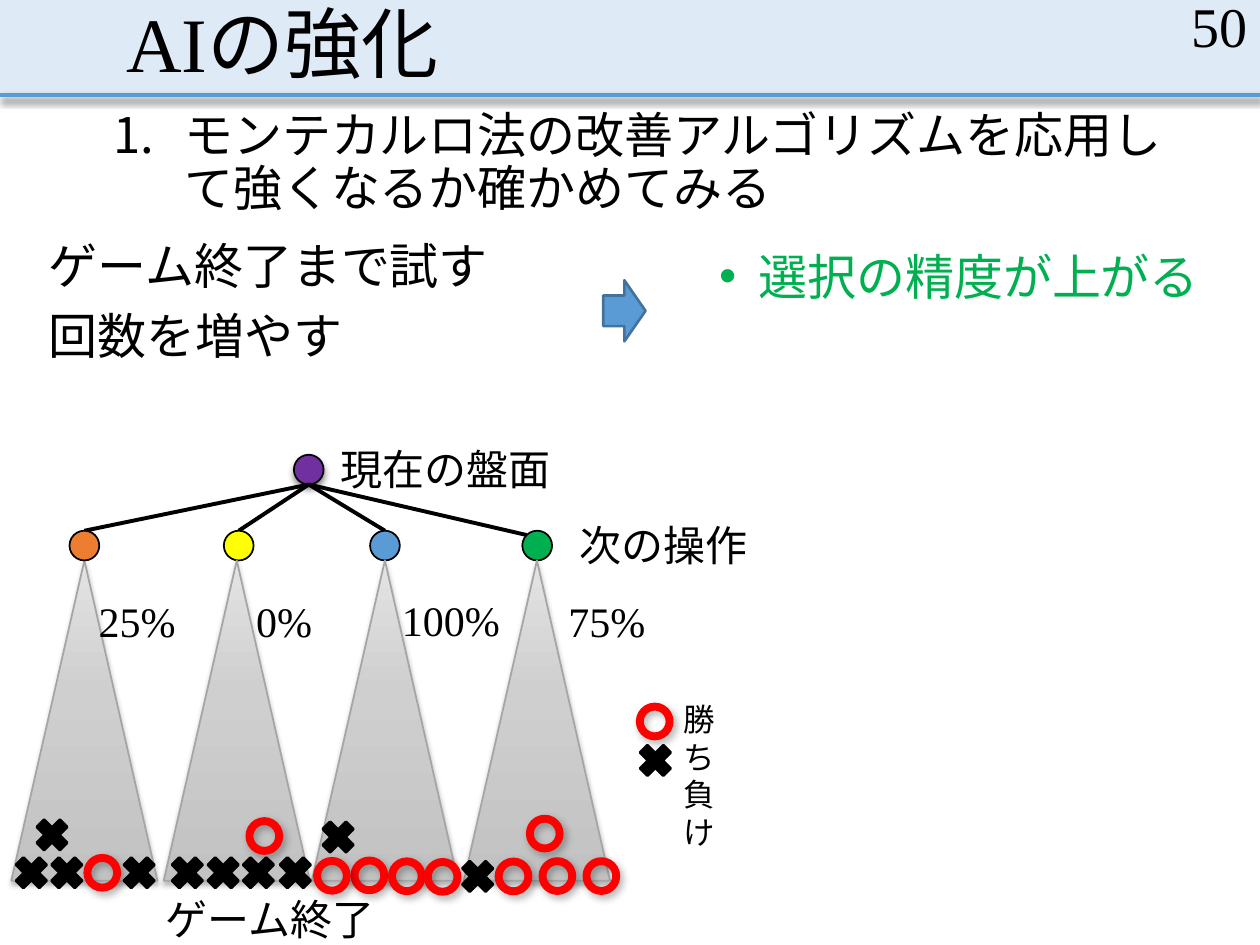
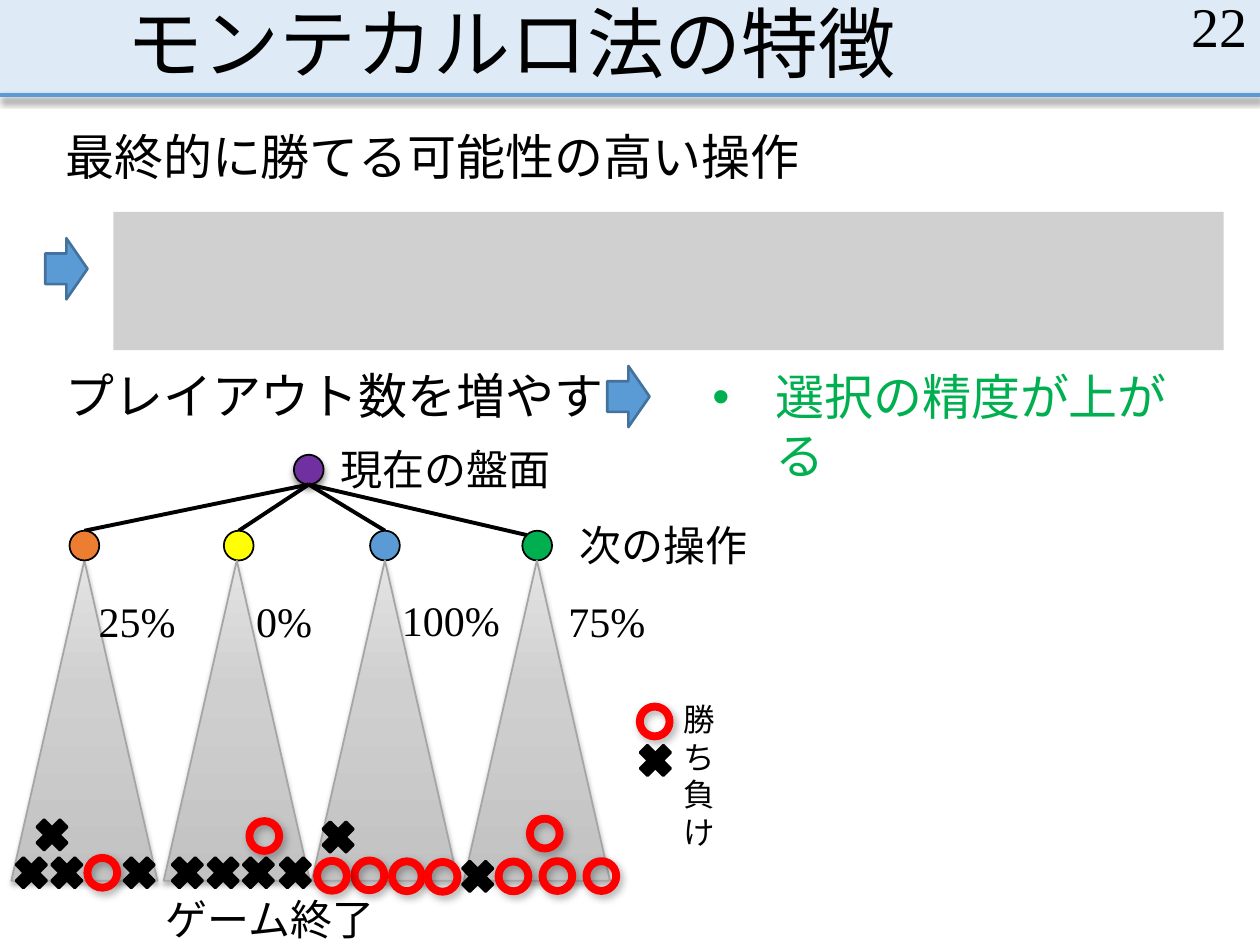
Before and after one commit to MasayaOda/SR, a slide deck: slide 22 of 中間発表1210.pptx (slide 50 before the commit). Drawn at 1260x945 pixels with LibreOffice and Linux fonts; fonts in the diff are those of the drawing; grey boxes stand for pictures. Boxes give left, top, right and bottom in pixels: in the first picture for what was removed or moved away, otherwise in the second. Text is boxed around its words. In the diff, an @@ line names an element or a change of style, - is before the commit and + after.

```diff
--- a/中間発表1210.pptx
+++ b/中間発表1210.pptx
@@ title at [126,7,896,78]: text changed @@
-AIの強化
+モンテカルロ法の特徴
@@ page number at [1191,10,1247,47]: text changed @@
-50
+22
@@ text removed at [184,103,1161,210] @@
-1. モンテカルロ法の改善アルゴリズムを応用して強くなるか確かめてみる
@@ text added at [65,133,799,179], 28 pt, text #000000 @@
+最終的に勝てる可能性の高い操作
@@ down arrow added at [45,239,88,301], fill #5B9BD5, outline #43739E 1.5 pt @@
@@ picture added at [113,212,1223,350] @@
@@ text at [65,372,603,418]: text changed @@
-ゲーム終了まで試す
-回数を増やす
+プレイアウト数を増やす
@@ down arrow: place and size @@
-down arrow at [603,280,646,342]
+down arrow at [607,366,650,428]
@@ text "選択の精度が上がる": place and size @@
-text "選択の精度が上がる" at [758,253,1198,299]
+text "選択の精度が上がる" at [775,373,1166,476]
@@ text "選択の精度が上がる" at [775,373,1166,476]: indent changed @@
```
Also in this commit, not shown: 11 other slides changed, 8 slides added, 2 slides removed, 5 other files.
